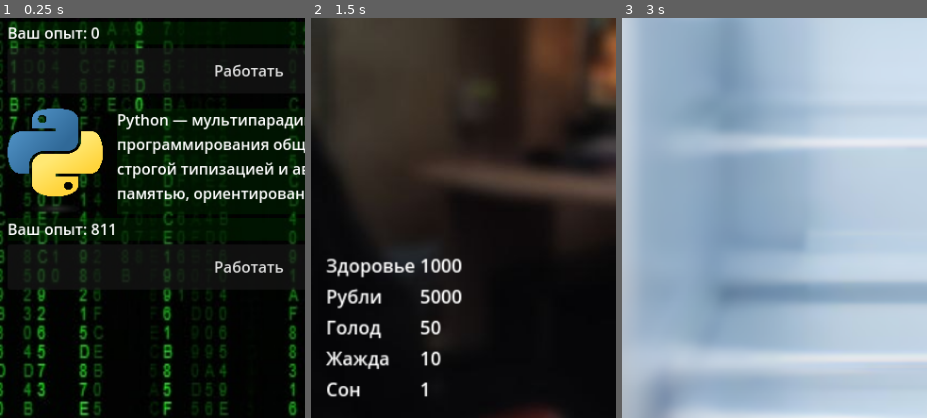
Above: before the commit, frames 1-3 (left to right).
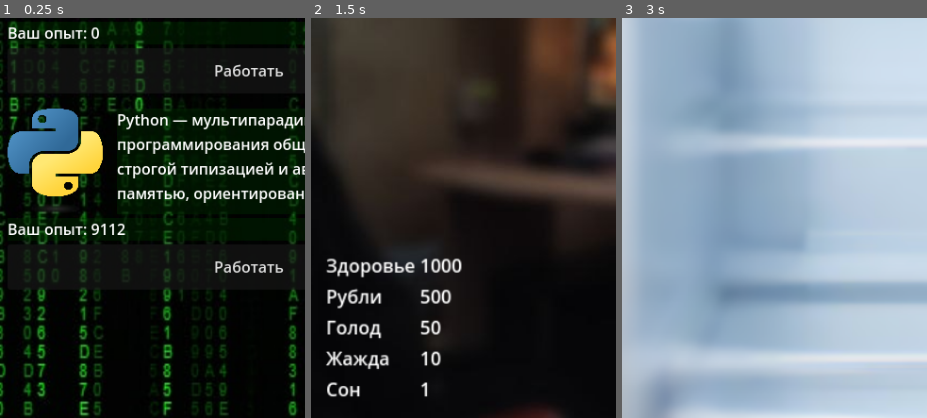
Above: after the commit, the same moments.

Repository: chunchunmaru0000/programmwriter-simulator
Game: Godot game, scene res://scenes/work.tscn
Two runs of this game, one before a commit and one after it. Both use one fixed random seed, a clock stepped at 60 frames per second and the inputs below. This scene is started directly instead of the project's main scene.
Inputs (mouse positions are % of the whole screen's width and height, from its top left):
- Up to frame 1 (0.25 s): no input
- Up to frame 2 (1.5 s): click (6, 5) at 0.5 s; click "Спать" at 1.25 s
- Up to frame 3 (3 s): click (86, 81) at 2 s; click "Холодильник" at 2.75 s
The pictures show only the part of the screen within x 0-50%, y 50-100%; the shares and areas given below are measured in that part.

The runs differ from the first frame. In frame 1, 0.1% of the frame differs, in the area x 29-42%, y 51-55%; in frame 2, 0.1%; in frame 3, nothing differs.

Commit message:
sleep_depriavtion

Diff:
--- a/scenes/game.tscn
+++ b/scenes/game.tscn
@@ -209,10 +209,6 @@
 layout_mode = 2
 theme_override_styles/panel = ExtResource("12_0nqd2")
 
-[node name="RichTextLabel" type="RichTextLabel" parent="Med"]
-offset_right = 40.0
-offset_bottom = 40.0
-
 [node name="MedBut" type="TextureButton" parent="."]
 self_modulate = Color(1, 1, 1, 0.466667)
 offset_left = 625.0
--- a/scripts/Singleton.gd
+++ b/scripts/Singleton.gd
@@ -11,9 +11,10 @@
 
 var hunger_per_hour = 5
 var thirst_per_hour = 5
-
-
-var money = 5000
+var sleep_koef = 2.
+
+
+var money = 500
 var fridge: Array = []
 var uslugi: Array = [
 	Usluga.new("Водоснабжение, водоотведение", 100, "Тратится постепенно, но всегда. Обновление увеличения задолженности происходит раз в день."),
@@ -27,9 +28,13 @@
 	'dehydration': Illness.new('Обезвоживание', false, 31,
 		'При долгой и продолжительной жажде возникает Обезвоживание, наносящее [color=#b30000] НАИЗНАЧИТЕЛЬНЕЙШИЙ [/color] вред здоровью почасово. Возможно оно пройдет, если утолить жажду.'),
 	'l_starvation': Illness.new('Легкое Голодание', false, 1,
-		'При долгом и продолжительном голоде возникает Легкое Голодание, наносящее [color=#00cc00] Незначительный [/color] вред здоровью почасово. Возможно оно пройдет, если утолить голод.'),
+		'При продолжительном голоде возникает Легкое Голодание, наносящее [color=#00cc00] Незначительный [/color] вред здоровью почасово. Возможно оно пройдет, если утолить голод.'),
 	'starvation': Illness.new('Голодание', false, 3,
 		'При долгом и продолжительном голоде возникает Голодание, наносящее [color=#ff3300] Средний [/color] вред здоровью почасово. Возможно оно пройдет, если утолить голод.'),
+	'l_sleep_deprivation': Illness.new('Легкий Недосып', false, 6,
+		'При продолжительном отсутствии сна возникает Легкий Недосып, наносящий [color=#ff3300] Средний [/color] вред здоровью почасово. Возможно он пройдет, если достаточно поспать.'),
+	'sleep_deprivation': Illness.new('Недосып', false, 62,
+		'При долгом и продолжительном отсутствии сна возникает Недосып, наносящий [color=#b30000] НАИЗНАЧИТЕЛЬНЕЙШИЙ [/color] вред здоровью почасово. Возможно он пройдет, если достаточно поспать.'),
 }
 
 
@@ -121,7 +126,7 @@
 	money = int(lines[1].split(' ')[1])
 	hunger = int(lines[2].split(' ')[1])
 	thirst = int(lines[3].split(' ')[1])
-	sleep = int(lines[4].split(' ')[1])
+	sleep = float(lines[4].split(' ')[1])
 	time = lines[5].split(' ')[1]
 
 	var uslugi_strs = lines[6].split(' ')[1].split("<usluga>")
@@ -196,11 +201,15 @@
 func set_time(to) -> void:
 	time = to
 
-func add_time(to) -> void:
+func add_time(to, add_sleep: bool=true) -> void:
 	var hour = int(time.split(":")[1])
 	var day = int(time.split(":")[0])
 	hour += to
-	sleep += to
+
+	if add_sleep:
+		sleep += to / sleep_koef
+	else:
+		sleep -= to
 
 	hunger += hunger_per_hour * to
 	thirst += thirst_per_hour * to
@@ -223,6 +232,23 @@
 		ills['dehydration'].active = false
 		ills['l_dehydration'].active = false
 
+
+	if sleep < 0:
+		sleep = 0
+
+	if sleep >= 40:
+		sleep = 40
+
+	if sleep >= 24:
+		ills['sleep_deprivation'].active = true
+	elif sleep >= 16:
+		ills['sleep_deprivation'].active = false
+		ills['l_sleep_deprivation'].active = true
+	else:
+		ills['sleep_deprivation'].active = false
+		ills['l_sleep_deprivation'].active = false
+
+
 	for i in ills:
 		var ill: Illness = ills[i]
 		if ill.active:
@@ -230,11 +256,7 @@
 			hp -= damage
 
 	# можно сделать болезни, наносят много урона в час, их нужно личить
-	# много жажды если: обезвоживание
-	# много голода если: невыносимый голод
 	# если нет газа в госуслугах, следовательно холодно и следовательно: простуда и дальше пневмония
-
-
 
 	while hour >= 24:
 		hour -= 24
--- a/scripts/game.gd
+++ b/scripts/game.gd
@@ -97,10 +97,7 @@
 		yes.position = Vector2(360, 800)
 		add_child(yes)
 		yes.connect('button_up', func():
-			var sleep_time = sleep_chooser.value
-			Singleton.add_time(sleep_time)
-			Singleton.add_sleep(-sleep_time * 2)
-
+			Singleton.add_time(sleep_chooser.value, false)
 			update_labels()
 		)
 
@@ -134,7 +131,6 @@
 			ask.free()
 			yes.free()
 			no.free()
-			$Med.global_position.x = 1500
 		)
 
 
--- a/scripts/working.gd
+++ b/scripts/working.gd
@@ -276,8 +276,8 @@
 
 		Singleton.money += task.price
 		Singleton.did_task = true
-		Singleton.add_time(ceil(task.code_name / 10))
-		print(ceil(task.code_name / 10), ' time added')
+		Singleton.add_time(ceil(task.code_name / 10.))
+		print(ceil(task.code_name / 10.), ' time added')
 		Singleton.go_to("res://scenes/chrome.tscn")
 	else:
 		#может чтото типа вы даун будет не знаю
Not shown, changed: langs/Python/data.txt
Not shown, changed: save.txt
